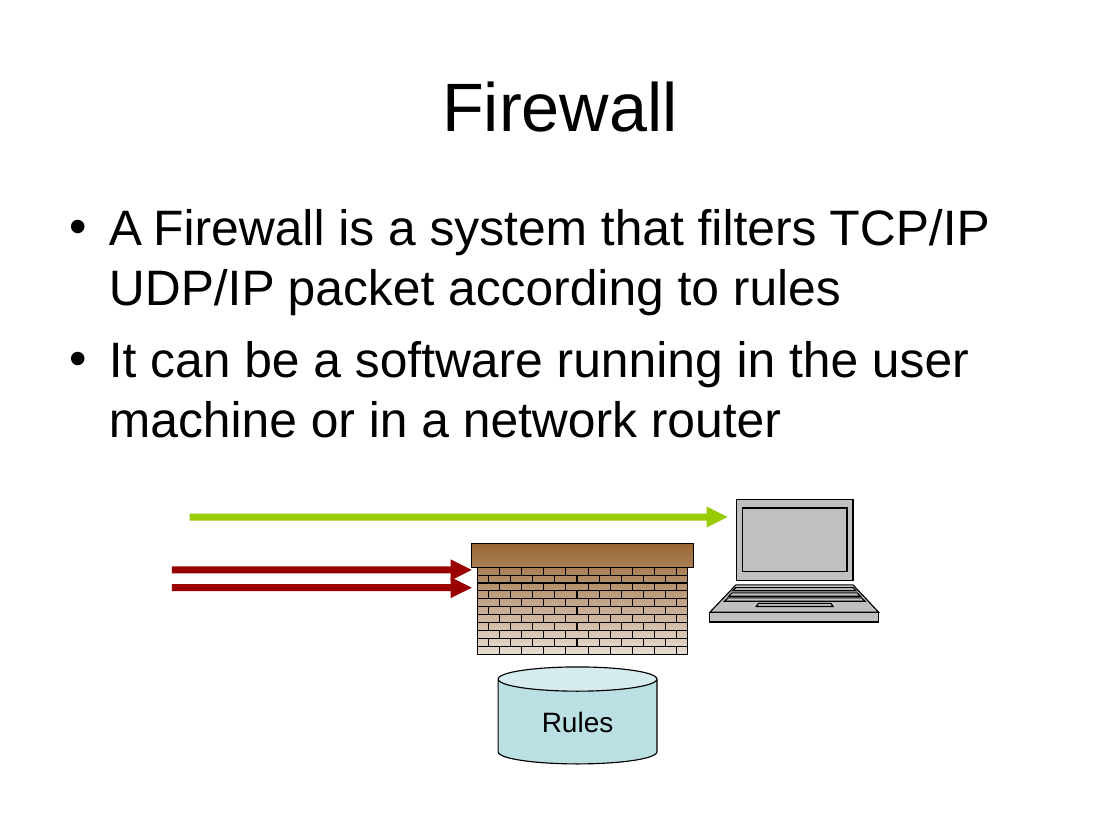
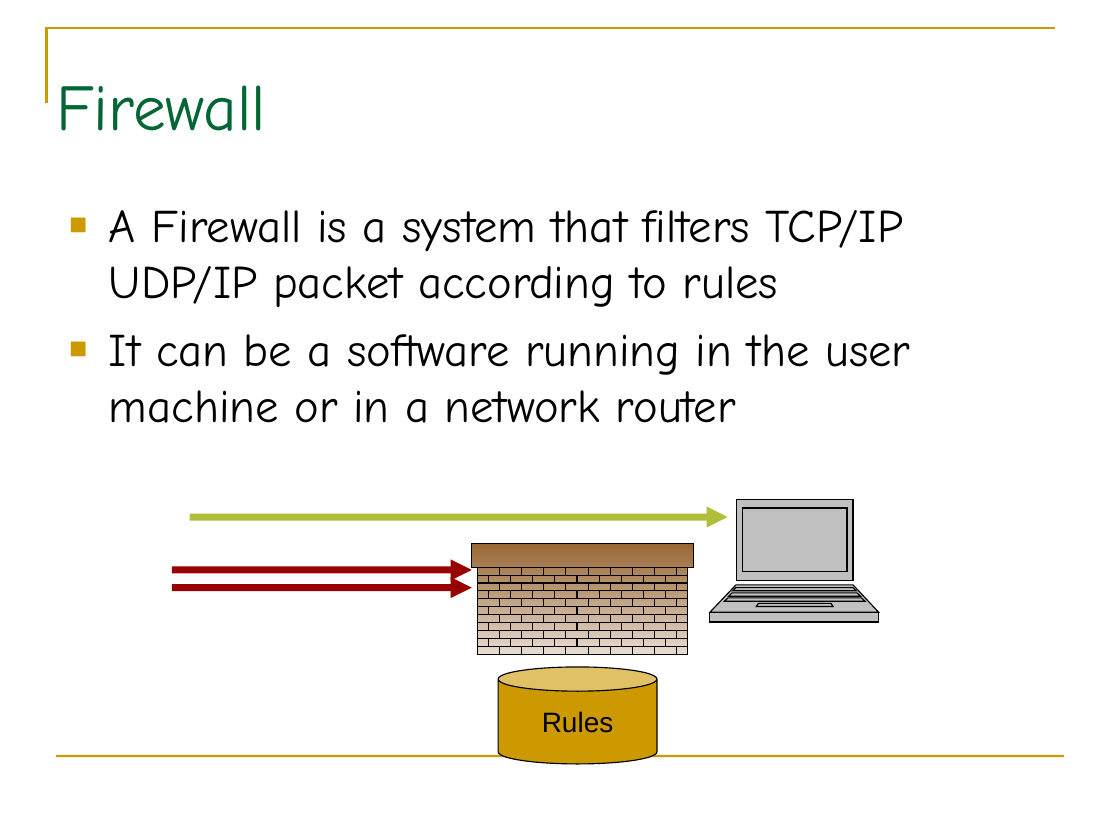
Before and after one commit to BackupTheBerlios/p2p-mentor, a slide deck: slide 2 of slide/nat-p2p.ppt. Drawn at 1120x840 pixels with LibreOffice and Linux fonts; fonts in the diff are those of the drawing. Boxes give left, top, right and bottom in pixels: in the first picture for what was removed or moved away, otherwise in the second. Text is boxed around its words. In the diff, an @@ line names an element or a change of style, - is before the commit and + after.

```diff
--- a/slide/nat-p2p.ppt
+++ b/slide/nat-p2p.ppt
@@ freeform shape added at <box>47,28,1055,103</box>, outline #CC9900 1.5 pt @@
@@ title "Firewall": place and size @@
-title "Firewall" at <box>442,81,678,132</box>
+title "Firewall" at <box>56,85,266,131</box>
@@ title "Firewall" at <box>56,85,266,131</box>: size 44 to 42 pt, font Arial to Comic Neue, text colour #000000 to #006633; alignment centre to left @@
@@ text "A Firewall is a system ..." at <box>109,210,910,423</box>: size 32 to 30 pt, font Arial to Comic Neue; bullet • to ■; bullet colour #000000 to #CC9900 @@
@@ arrow (189, 517) - (728, 517): stroke #99CC00 4.51 pt to #AFBF39 4.51 pt @@
@@ cylinder "Rules" at <box>498,666,657,764</box>: fill #BBE0E3 to #CC9900 @@
@@ line added from (56, 756) to (1064, 756), #CC9900 1.5 pt @@
```
Also in this commit, not shown: 35 other slides changed, 11 slides added, 5 slides removed.
